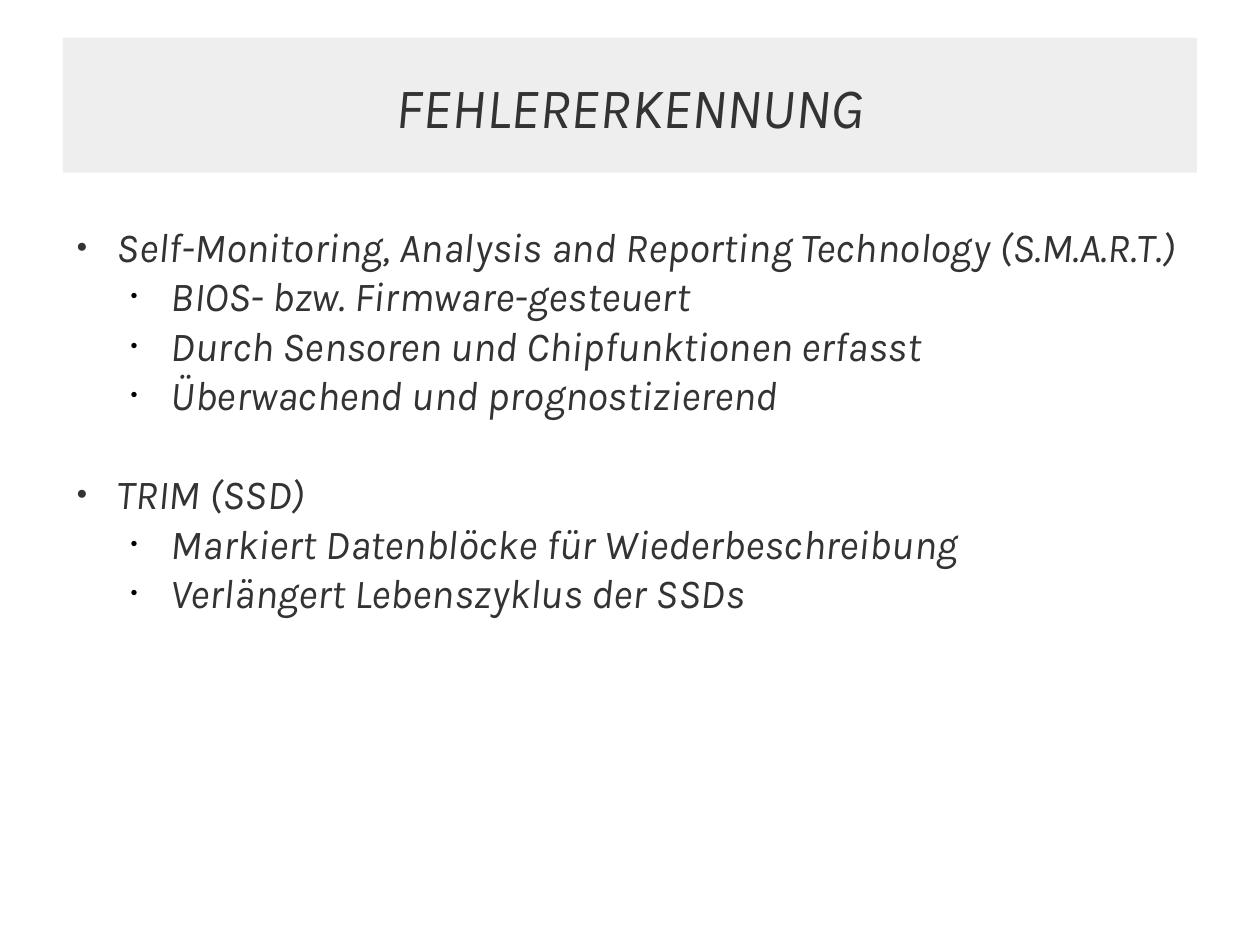
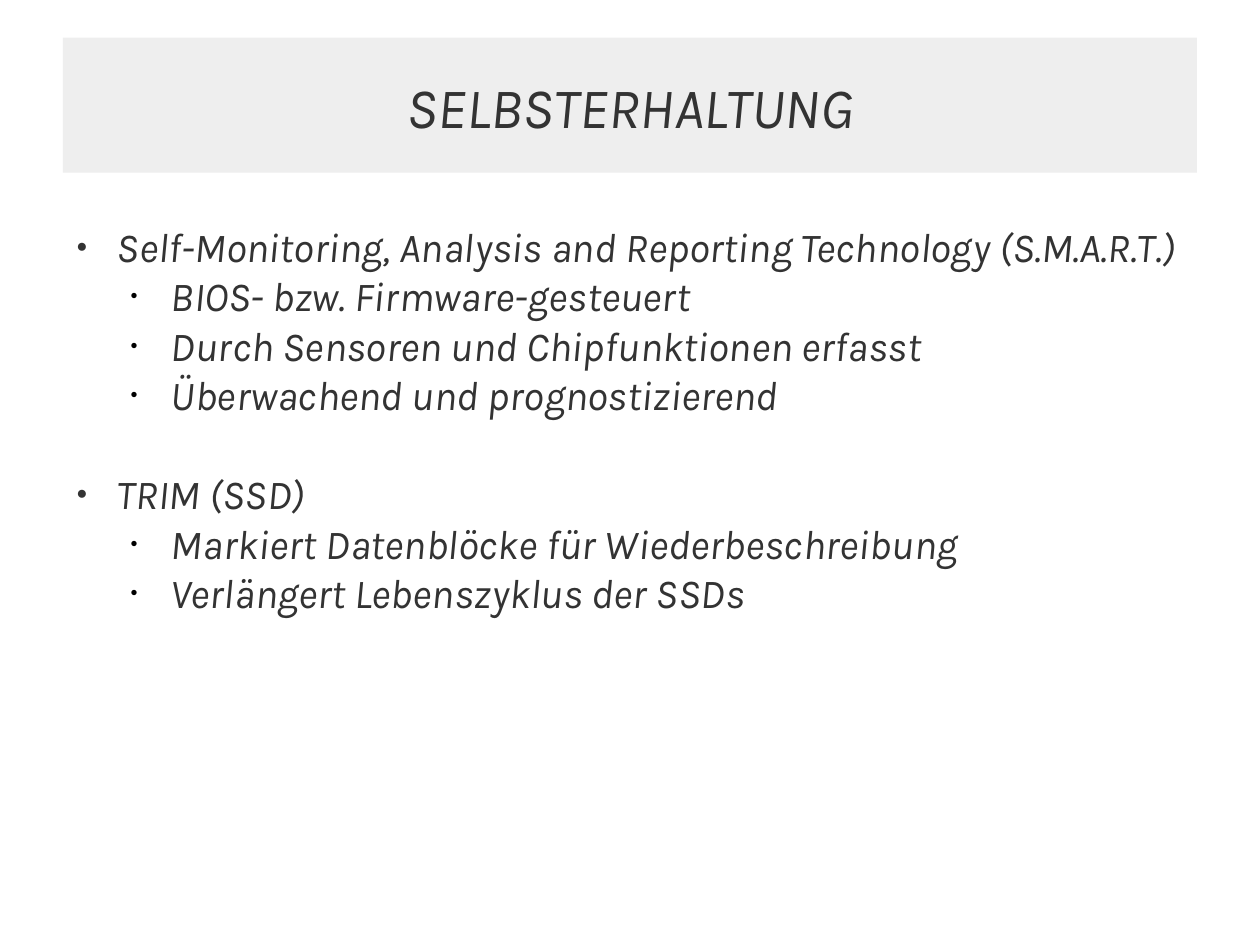
Before and after one commit to JMFootBallPlyr/Hard-drive-system-, a slide deck: slide 3 of WRK/presents/01 - types of drives/types of drives.odp. Drawn at 1260x945 pixels with LibreOffice and Linux fonts; fonts in the diff are those of the drawing. Boxes give left, top, right and bottom in pixels: in the first picture for what was removed or moved away, otherwise in the second. Text is boxed around its words. In the diff, an @@ line names an element or a change of style, - is before the commit and + after.

```diff
--- a/WRK/presents/01 - types of drives/types of drives.odp
+++ b/WRK/presents/01 - types of drives/types of drives.odp
@@ text in rectangle at box(407, 91, 854, 129): text changed @@
-FEHLERERKENNUNG
+SELBSTERHALTUNG
```
Also in this commit, not shown: 5 other slides changed, 8 slides removed, 4 other files.
